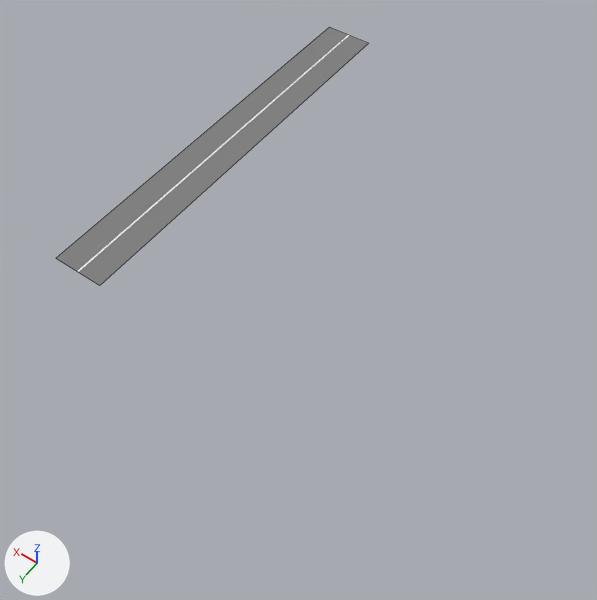
What one commit did to the Blender file assets/models/districts/real/bull_arena.blend.
Camera for both pictures: a camera (50 mm lens) standing at (-39.6, 83.6, 82.6) and looking at (-0.2, 28.5, -4.0). Arrows for +X, +Y and +Z are at lower left; the lights stay in place. The picture after the commit comes second. Mesh edges are drawn as thin lines.

Script lines for the objects in view, before the commit:
```python
me_circle_005 = bpy.data.meshes.new('Circle.005')
me_circle_005.from_pydata(...)  # 95 vertices, 67 faces; spans x -16.0..20.0, y -20.0..64.0, z 0.0..6.0
# faces by material slot: [1, 12, 18, 3, 6, 2, 20, 5]
me_circle_005.materials.append(mat_sand)  # yellow #f2d16b
me_circle_005.materials.append(mat_walls)  # red #b22222
me_circle_005.materials.append(mat_white)  # white #e7e7e7
me_circle_005.materials.append(mat_whiteboth)  # white #e7e7e7
me_circle_005.materials.append(mat_bricks)  # brown #a97148
me_circle_005.materials.append(mat_grass)  # green #4f7f3a
me_circle_005.materials.append(mat_sidewalk)  # light grey #bfbfbf
me_circle_005.materials.append(mat_calzada)  # grey #a6a6a6
me_plane = bpy.data.meshes.new('Plane')
me_plane.from_pydata(...)  # 4 vertices, 1 face; spans x -1.0..1.0, y -1.0..1.0, z 0.0
me_plane.materials.append(mat_material)  # picture img_road_vertical_png_001
ob_circle = bpy.data.objects.new('Circle', me_circle_005)
ob_circle.location = (0.0, 0.0, 0.0)
ob_circle.hide_set(True)
ob_plane = bpy.data.objects.new('Plane', me_plane)
ob_plane.location = (24.0, 12.0, 0.0)
ob_plane.scale = (4.0, 32.0, 1.0)
```
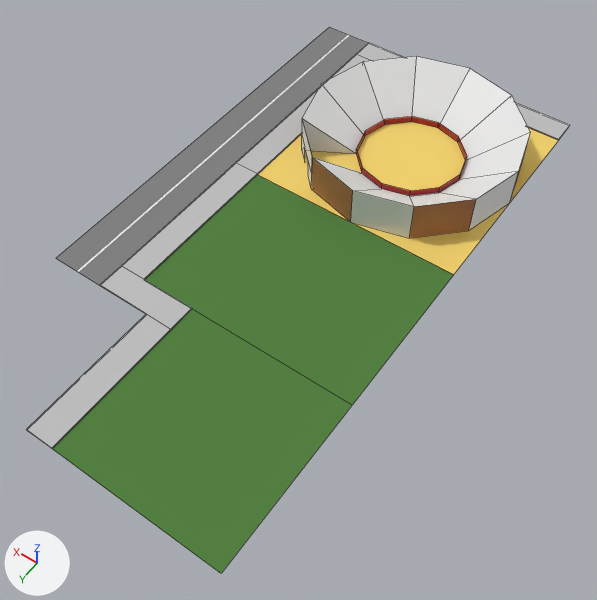
What changed in the scene script:
```text
Add mat_material_001:
    mat_material_001 = principled_material('Material.001')
    mat_material_001.base_color = (0.888, 0.638, 0.147)  # yellow #f2d16b
    mat_material_001.roughness = 1.0
Change me_circle_005:
    used by ob_circle; location = (0.0, 0.0, 0.0)
    remove me_circle_005.from_pydata(...)  # 95 vertices, 67 faces; spans x -16.0..20.0, y -20.0..64.0, z 0.0..6.0
    remove me_circle_005.materials.append(mat_sand)  # yellow #f2d16b
    add me_circle_005.from_pydata(...)  # 89 vertices, 61 faces; spans x -16.0..20.0, y -20.0..64.0, z 0.0..6.0
    me_circle_005 part 1
    6 vertices are removed from x -16.0..16.0, y -16.0..16.0, z 0.0
    11 faces are deleted
    1 new face joins them, mat_grass (green #4f7f3a)
    4 new faces join them, mat_sidewalk (light grey #bfbfbf)
    remove me_circle_005.materials.append(mat_calzada)  # grey #a6a6a6
Add me_plane_001:
    me_plane_001.from_pydata([(-1.0, -1.0, 0.0), (1.0, -1.0, 0.0), (-1.0, 1.0, 0.0), (1.0, 1.0, 0.0)], [], [(0, 1, 3, 2)])
    me_plane_001.materials.append(mat_material_001)  # yellow #f2d16b
Change ob_circle:
    remove ob_circle.hide_set(True)
Add ob_sand:
    ob_sand = bpy.data.objects.new('Sand', me_plane_001)
    ob_sand.location = (0.0, 0.0, 0.0)
    ob_sand.scale = (16.0, 16.0, 16.0)
```

Where the change shows, as pixel boxes [x1, y1, x2, y2] in the pictures (597 x 600 px):
'Circle', shown: after [27, 42, 570, 573]
'Sand', added (yellow): after [258, 122, 558, 275]
part 1 of me_circle_005, built on: after [144, 126, 569, 405]
